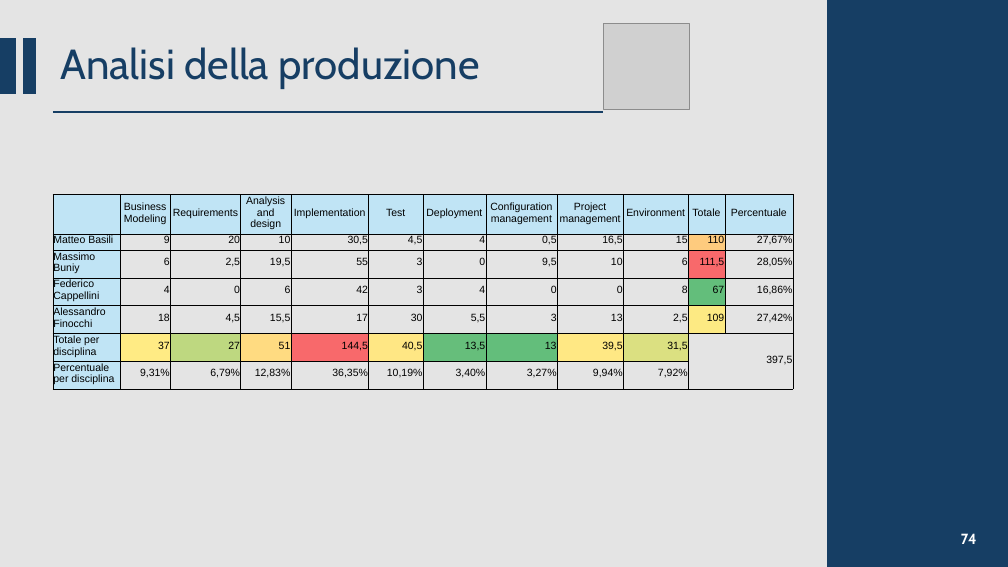
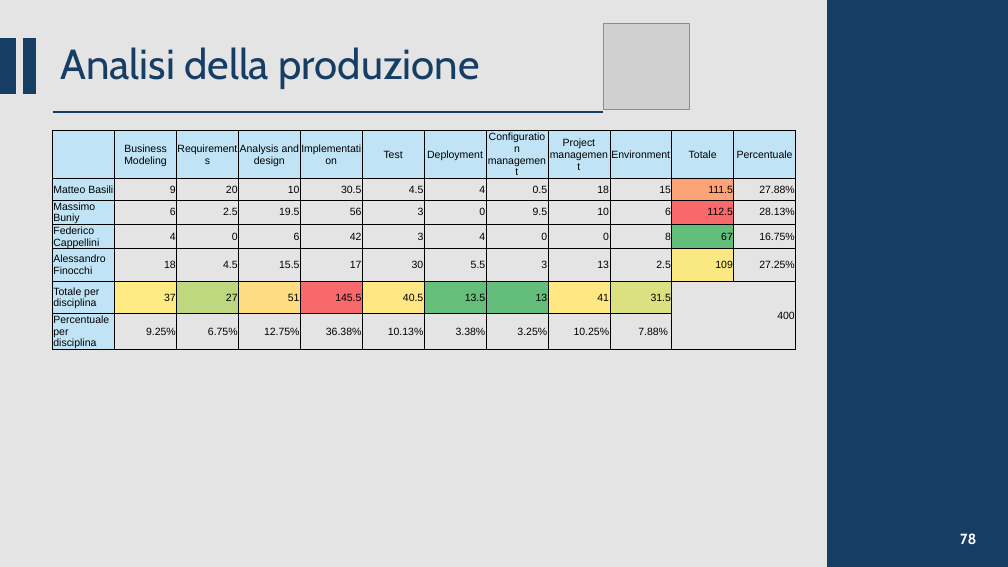
Before and after one commit to CSW-Teams/MS3-docs, a slide deck: slide 78 of teams_sprint_review/ShiftsHappen/Sprint 5/CSW Sprint 5.pptx (slide 74 before the commit). Drawn at 1008x567 pixels with LibreOffice and Linux fonts; fonts in the diff are those of the drawing; grey boxes stand for pictures. Boxes give left, top, right and bottom in pixels: in the first picture for what was removed or moved away, otherwise in the second. Text is boxed around its words. In the diff, an @@ line names an element or a change of style, - is before the commit and + after.

```diff
--- a/teams_sprint_review/ShiftsHappen/Sprint 5/CSW Sprint 5.pptx
+++ b/teams_sprint_review/ShiftsHappen/Sprint 5/CSW Sprint 5.pptx
@@ table at (x1=53, y1=131, x2=797, y2=359) @@
-row 2: Matteo Basili | 9 | 20 | 10 | 30,5 | 4,5 | 4 | 0,5 | 16,5 | 15 | 110 | 27,67%
+row 2: Matteo Basili | 9 | 20 | 10 | 30.5 | 4.5 | 4 | 0.5 | 18 | 15 | 111.5 | 27.88%
-row 3: Massimo Buniy | 6 | 2,5 | 19,5 | 55 | 3 | 0 | 9,5 | 10 | 6 | 111,5 | 28,05%
+row 3: Massimo Buniy | 6 | 2.5 | 19.5 | 56 | 3 | 0 | 9.5 | 10 | 6 | 112.5 | 28.13%
-row 4, column 12: 16,86%
+row 4, column 12: 16.75%
-row 5: Alessandro Finocchi | 18 | 4,5 | 15,5 | 17 | 30 | 5,5 | 3 | 13 | 2,5 | 109 | 27,42%
+row 5: Alessandro Finocchi | 18 | 4.5 | 15.5 | 17 | 30 | 5.5 | 3 | 13 | 2.5 | 109 | 27.25%
-row 6: Totale per disciplina | 37 | 27 | 51 | 144,5 | 40,5 | 13,5 | 13 | 39,5 | 31,5 | 397,5 | 
+row 6: Totale per disciplina | 37 | 27 | 51 | 145.5 | 40.5 | 13.5 | 13 | 41 | 31.5 | 400 | 
-row 7: Percentuale per disciplina | 9,31% | 6,79% | 12,83% | 36,35% | 10,19% | 3,40% | 3,27% | 9,94% | 7,92% |  | 
+row 7: Percentuale per disciplina | 9.25% | 6.75% | 12.75% | 36.38% | 10.13% | 3.38% | 3.25% | 10.25% | 7.88% |  | 
@@ fill #FECB7E to #FCA377 in row 2, column 11 @@
@@ fill #FDEA83 to #FAE983 in row 5, column 11 @@
@@ fill #FFE884 to #FFE784 in row 6, column 9 @@
@@ table resized from (x1=53, y1=194, x2=794, y2=401) to (x1=53, y1=131, x2=797, y2=359) @@
@@ page number at (x1=960, y1=533, x2=976, y2=544): text changed @@
-74
+78
```
Also in this commit, not shown: 1 slide added, 1 other file.
